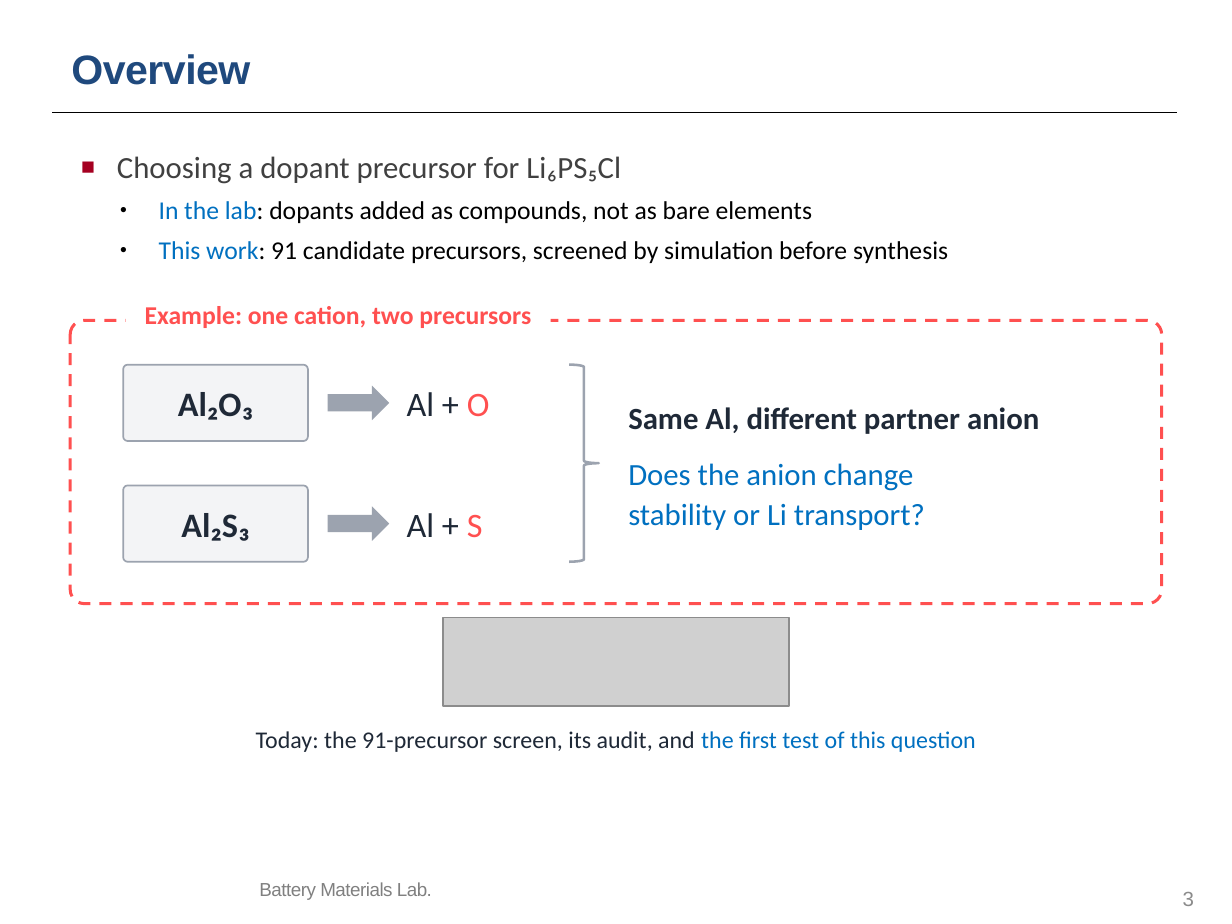
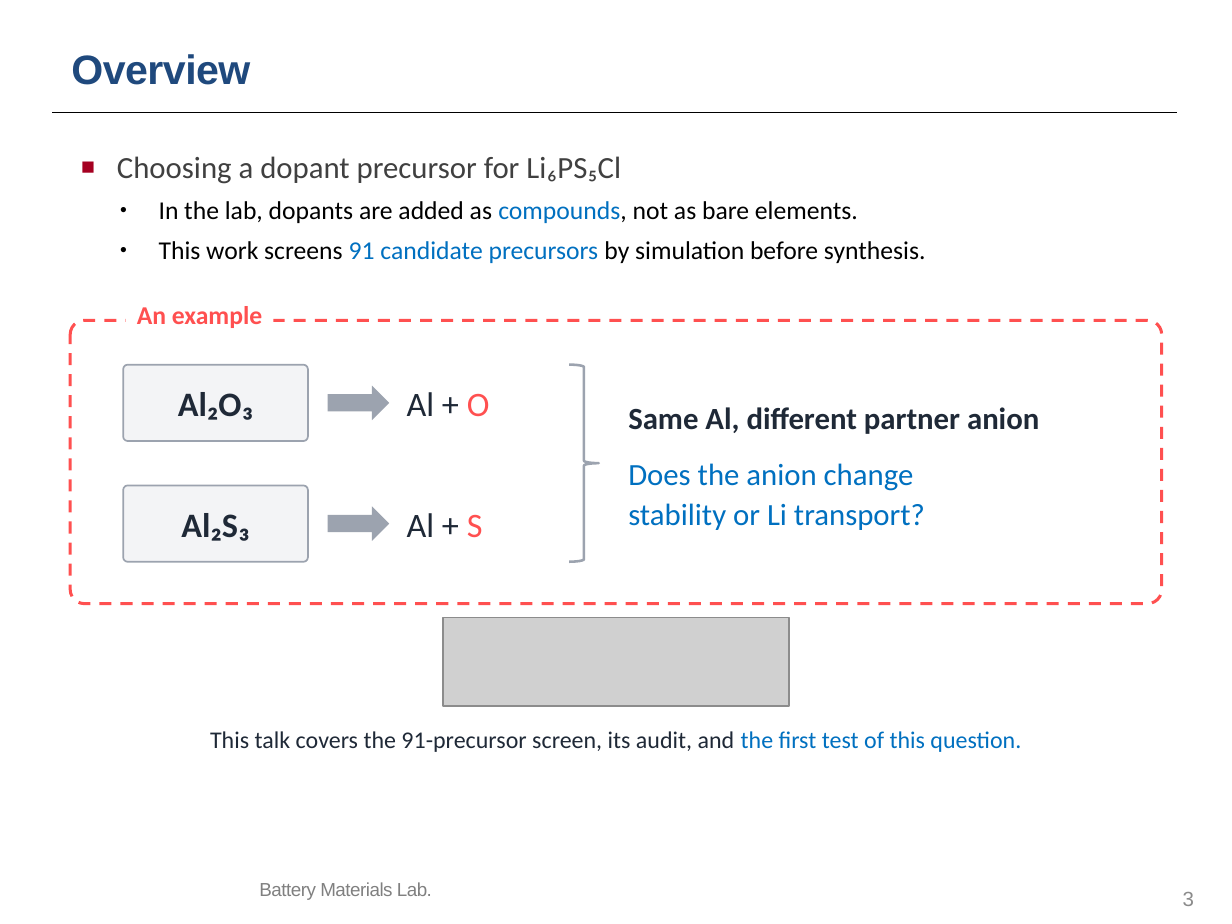
Before and after one commit to yonghoon7153-source/Yonghoon-DEM-DFT, a slide deck: slide 3 of kb/seminars/Research_Seminar_2026_10_13_cascade_progress_lean.pptx. Drawn at 1232x924 pixels with LibreOffice and Linux fonts; fonts in the diff are those of the drawing; grey boxes stand for pictures; background and template pictures are left out. Boxes give left, top, right and bottom in pixels: in the first picture for what was removed or moved away, otherwise in the second. Text is boxed around its words. In the diff, an @@ line names an element or a change of style, - is before the commit and + after.

```diff
--- a/kb/seminars/Research_Seminar_2026_10_13_cascade_progress_lean.pptx
+++ b/kb/seminars/Research_Seminar_2026_10_13_cascade_progress_lean.pptx
@@ text at box(159, 201, 926, 263): text changed @@
-• In the lab: dopants added as compounds, not as bare elements
-• This work: 91 candidate precursors, screened by simulation before synthesis
+• In the lab, dopants are added as compounds, not as bare elements.
+• This work screens 91 candidate precursors by simulation before synthesis.
@@ text at box(137, 306, 262, 328): text changed @@
-Example: one cation, two precursors
+An example
@@ text at box(210, 731, 1021, 752): text changed @@
-Today: the 91-precursor screen, its audit, and the first test of this question
+This talk covers the 91-precursor screen, its audit, and the first test of this question.
```
Also in this commit, not shown: 6 other files.
